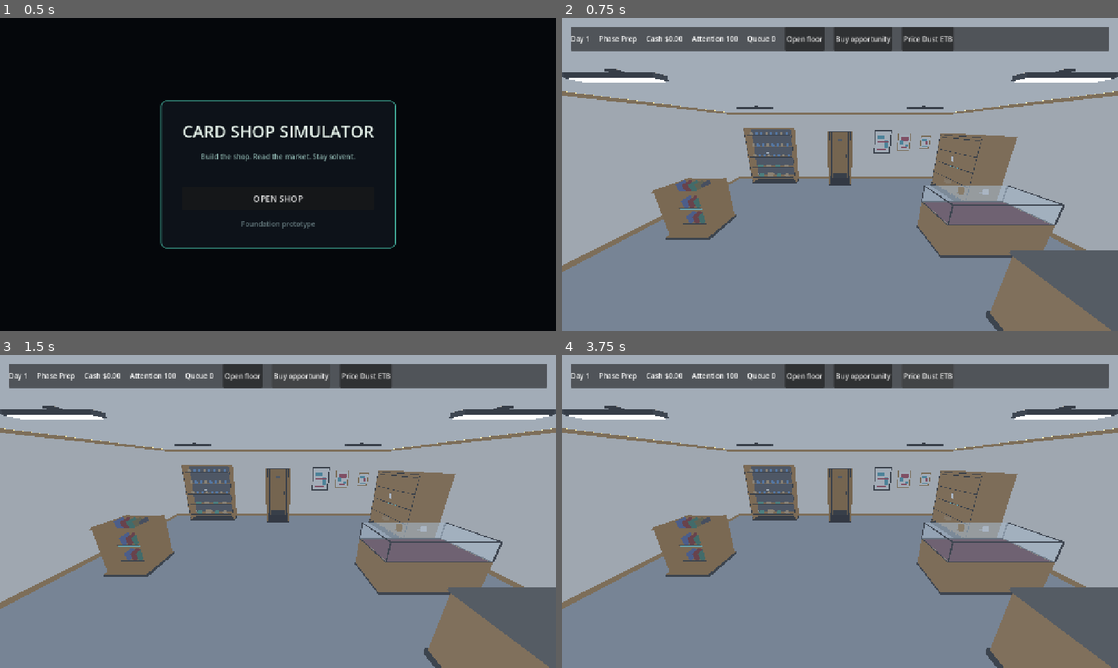
Above: before the commit, frames 1-4 (two rows, left to right).
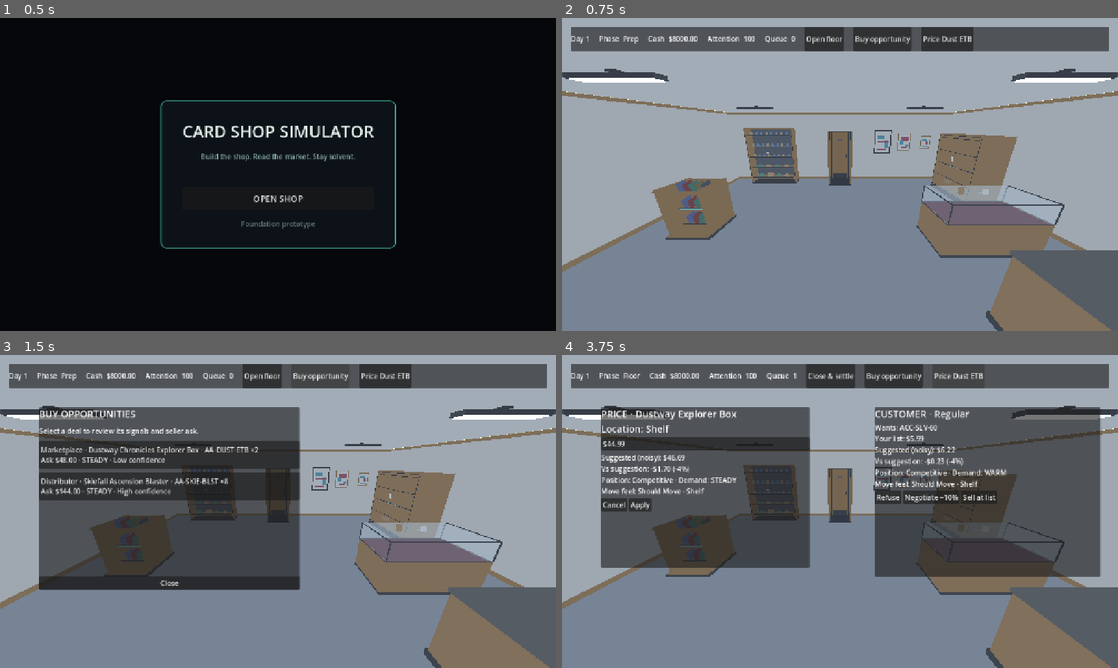
Above: after the commit, the same moments.

Repository: adamwlarson/cardshopsimulator
Game: Godot game, scene res://scenes/boot/boot.tscn
The game is run twice, just before and just after one commit, with the same random seed, the same clock (stepped at 60 frames per second) and the same inputs.
Inputs (mouse positions are in pixels of both pictures, inside the frame that each line leads up to):
- Up to frame 1 (0.5 s): no input
- Up to frame 2 (0.75 s): click "OPEN SHOP" at 0.5 s
- Up to frame 3 (1.5 s): click "Buy opportunity" at 1.25 s
- Up to frame 4 (3.75 s): click (728, 455) at 2 s, where only the run after the commit has a clickable "Marketplace · Dustway Chronic…"; click "Open floor" at 2.75 s; click "Price Dust ETB" at 3.5 s

Frame 1 is identical in both runs. In frame 2, 1.6% of the frame differs, in the area x 10-74%, y 2-11%; in frame 3, 28%; in frame 4, 42%, in the area x 7-97%, y 2-71%.
Error before the commit: Parse Error: Expected parameter name. (res://scripts/autoload/demand_signals.gd:39)

Commit message:
Fix buy signal variable parsing
Co-authored-by: Adam Larson <maddogawl@gmail.com>

Diff:
--- a/scripts/autoload/demand_signals.gd
+++ b/scripts/autoload/demand_signals.gd
@@ -36,14 +36,14 @@
 	return result
 
 
-func confirm_buy(signal: BuyConfirmSignal) -> bool:
-	if signal == null or not signal.can_confirm:
+func confirm_buy(dto: BuyConfirmSignal) -> bool:
+	if dto == null or not dto.can_confirm:
 		return false
 	for opportunity: BuyOpportunity in _open_opportunities():
-		if opportunity.id != signal.opportunity_id:
+		if opportunity.id != dto.opportunity_id:
 			continue
 		var shown_midpoint := (
-			signal.shown_comp_low_cents + signal.shown_comp_high_cents
+			dto.shown_comp_low_cents + dto.shown_comp_high_cents
 		) / 2
 		var purchased := InventoryService.confirm_stock_purchase(
 			opportunity.sku_id,
@@ -90,21 +90,21 @@
 
 
 func _signal_for_opportunity(opportunity: BuyOpportunity) -> BuyConfirmSignal:
-	var signal := buy_signal(
+	var dto := buy_signal(
 		opportunity.sku_id,
 		opportunity.channel,
 		opportunity.unit_cost_cents,
 		opportunity.quantity,
 		opportunity.space_required
 	)
-	signal.opportunity_id = opportunity.id
-	signal.display_name = opportunity.display_name
-	signal.offer_label = opportunity.offer_label
-	signal.channel = StringName(
+	dto.opportunity_id = opportunity.id
+	dto.display_name = opportunity.display_name
+	dto.offer_label = opportunity.offer_label
+	dto.channel = StringName(
 		DemandSignalService.Channel.keys()[opportunity.channel].to_lower()
 	)
-	signal.quantity = opportunity.quantity
-	return signal
+	dto.quantity = opportunity.quantity
+	return dto
 
 
 func price_signal(
--- a/scripts/ui/hud.gd
+++ b/scripts/ui/hud.gd
@@ -102,18 +102,18 @@
 		child.queue_free()
 	var signals := DemandSignals.open_buy_signals()
 	buy_empty_label.visible = signals.is_empty()
-	for signal: BuyConfirmSignal in signals:
+	for dto: BuyConfirmSignal in signals:
 		var row := Button.new()
-		row.text = DemandSignalPresenter.opportunity_row(signal)
+		row.text = DemandSignalPresenter.opportunity_row(dto)
 		row.alignment = HORIZONTAL_ALIGNMENT_LEFT
 		row.custom_minimum_size = Vector2(0.0, 64.0)
-		row.pressed.connect(_select_buy_opportunity.bind(signal))
+		row.pressed.connect(_select_buy_opportunity.bind(dto))
 		buy_rows.add_child(row)
 	buy_list_panel.show()
 
 
-func _select_buy_opportunity(signal: BuyConfirmSignal) -> void:
-	_buy_signal = signal
+func _select_buy_opportunity(dto: BuyConfirmSignal) -> void:
+	_buy_signal = dto
 	buy_title.text = "BUY · %s · %s\n%s ×%d" % [
 		String(_buy_signal.channel).capitalize(),
 		_buy_signal.offer_label,
